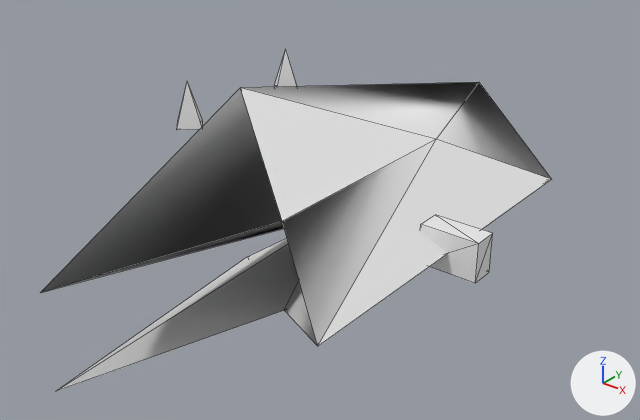
The OBJ model assets/meshes/hull_sarn_battlecruiser_frag_4.obj, before and after one commit.
Both versions are drawn from a camera (50 mm lens) standing at (1.66, -1.92, 1.31) and looking at (0.17, -0.06, 0.15). Lighting does not change. The marker at lower right points along +X, +Y and +Z. The older version comes first. Mesh edges are drawn as thin lines. Where no turn or scale is listed for an object, it has been applied to the vertices.

The first picture shows 'hull_sarn_battlecruiser_frag_4'.
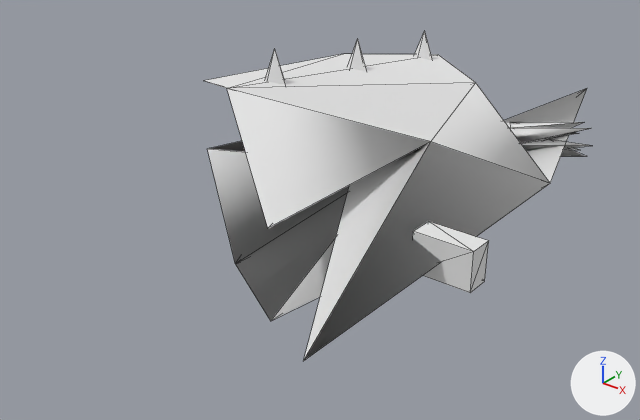
Boxes (x1, y1, x2, y2) around the edits, measured in the pictures (640 x 420 px; the box of a moved part takes in the faces that stretch with it):
'hull_sarn_battlecruiser_frag_4', reshaped (24% narrower)
    before: (40, 49, 551, 391)
    after: (203, 30, 592, 361)
part 1 of me_hull_sarn_battlecruiser_frag_4, moved or reshaped
    before: (274, 49, 297, 87)
    after: (265, 48, 285, 84)
part 2 of me_hull_sarn_battlecruiser_frag_4, moved or reshaped
    before: (177, 82, 203, 130)
    after: (347, 38, 367, 71)
part 3 of me_hull_sarn_battlecruiser_frag_4, added
    after: (414, 30, 432, 60)
part 4 of me_hull_sarn_battlecruiser_frag_4, moved or reshaped
    before: (420, 215, 493, 283)
    after: (413, 221, 489, 293)
part 5 of me_hull_sarn_battlecruiser_frag_4, rebuilt (25% narrower)
    before: (40, 82, 551, 391)
    after: (203, 54, 587, 361)
part 6 of me_hull_sarn_battlecruiser_frag_4, added
    after: (505, 121, 592, 156)

What the commit changed:
me_hull_sarn_battlecruiser_frag_4 is used by ob_hull_sarn_battlecruiser_frag_4; location (0.0, 0.0, 0.0).
me_hull_sarn_battlecruiser_frag_4 had 33 vertices, 50 faces and spanned x -0.05..0.79, y -1.08..0.67, z 0.0..0.61.
me_hull_sarn_battlecruiser_frag_4 now has 85 vertices, 140 faces and spans x -0.45..0.81, y -0.81..1.18, z 0.0..0.62.
me_hull_sarn_battlecruiser_frag_4 part 1: the loose piece of 6 vertices spanning x -0.05..0.05, y -0.06..0.04, z 0.48..0.61 is moved by (0.0, -0.05, 0.01).
me_hull_sarn_battlecruiser_frag_4 part 2: the loose piece of 6 vertices spanning x -0.05..0.05, y -0.45..-0.36, z 0.48..0.61 is moved by (0.0, 0.74, -0.04).
me_hull_sarn_battlecruiser_frag_4 part 3: the loose piece of 6 vertices spanning x -0.05..0.05, y -0.06..0.04, z 0.48..0.61 is copied, and the copy is moved by (0.0, 0.75, -0.1); it spans x -0.05..0.05, y 0.69..0.79, z 0.38..0.51.
me_hull_sarn_battlecruiser_frag_4 part 4: the loose piece of 8 vertices spanning x 0.63..0.79, y -0.24..-0.17, z 0.21..0.32 is moved by (0.01, -0.05, 0.01).
me_hull_sarn_battlecruiser_frag_4 part 5: the loose piece of 13 vertices spanning x 0.0..0.71, y -1.08..0.67, z 0.0..0.54 is rebuilt with 19 vertices and now spans x -0.45..0.73, y -0.81..1.18, z 0.0..0.55.
me_hull_sarn_battlecruiser_frag_4 part 6: a new loose piece of 32 vertices spanning x -0.26..0.7, y 0.35..0.72, z 0.23..0.32.
Other edits to the shape of me_hull_sarn_battlecruiser_frag_4 do not show in these pictures.
